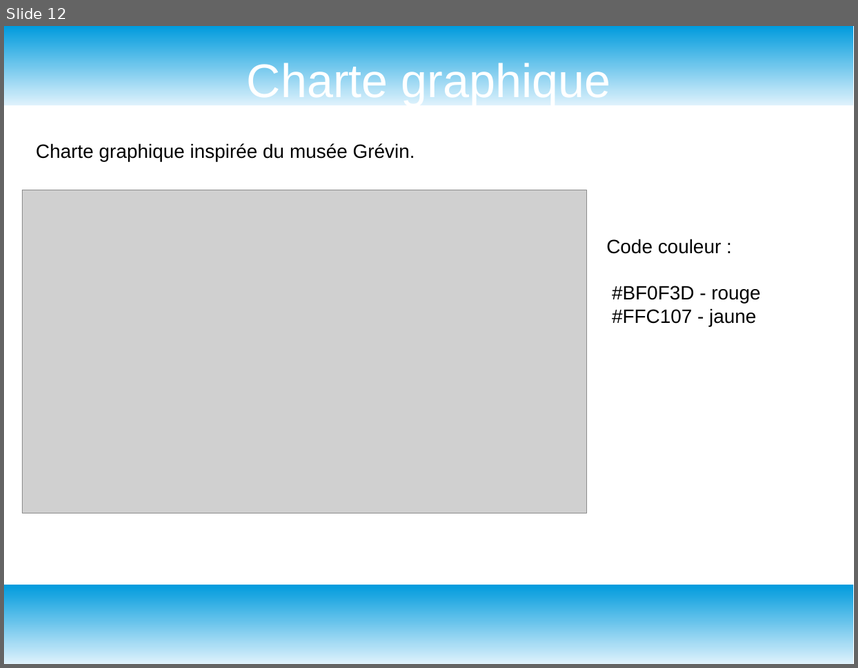
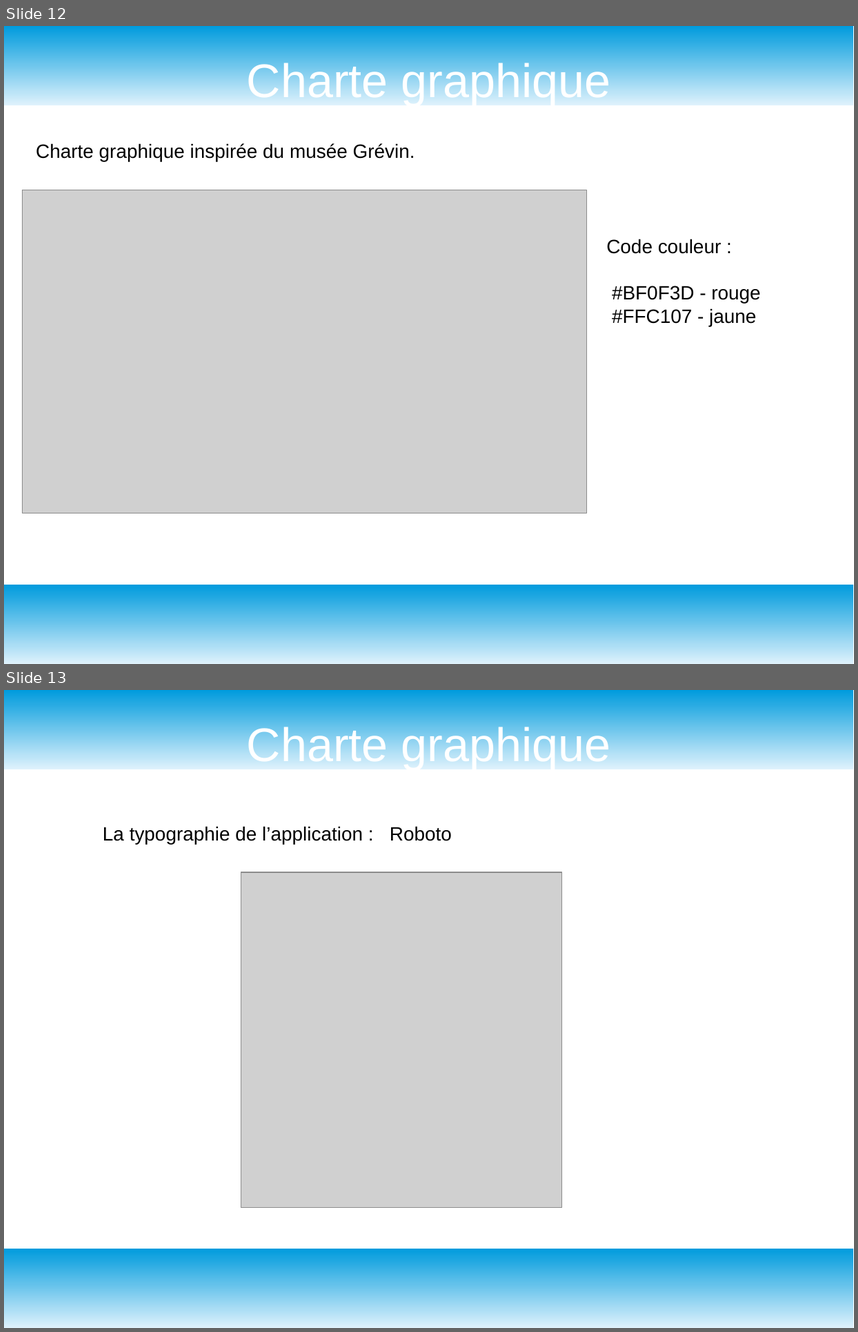
Before and after one commit to GuyomH/Fil-Rouge, a slide deck: assets/grand angle diapo.odp. Shown one above the other, each under a label of ours: slide 12 before the commit, slides 12 and 13 after it. The pictures are 858x668 and 858x1332 pixels, drawn with LibreOffice and Linux fonts; fonts in the diff are those of the drawing; grey boxes stand for pictures. Boxes give left, top, right and bottom in pixels: in the first picture for what was removed or moved away, otherwise in the second. Text is boxed around its words. In the diff, an @@ line names an element or a change of style, - is before the commit and + after.

Commit message:
maj diapo

```diff
--- a/assets/grand angle diapo.odp
+++ b/assets/grand angle diapo.odp
@@ slide 13 added at <box>4,690,854,1328</box>, background #FFFFFF; not listed: 2 template elements that a slide beside it also shows @@
@@ title added at <box>247,723,611,769</box>, 44 pt, text #FFFFFF @@
+Charte graphique
@@ text added at <box>103,826,452,844</box>, 18 pt, text #000000 @@
+La typographie de l’application : Roboto
@@ picture added at <box>241,872,562,1207</box> @@
```
